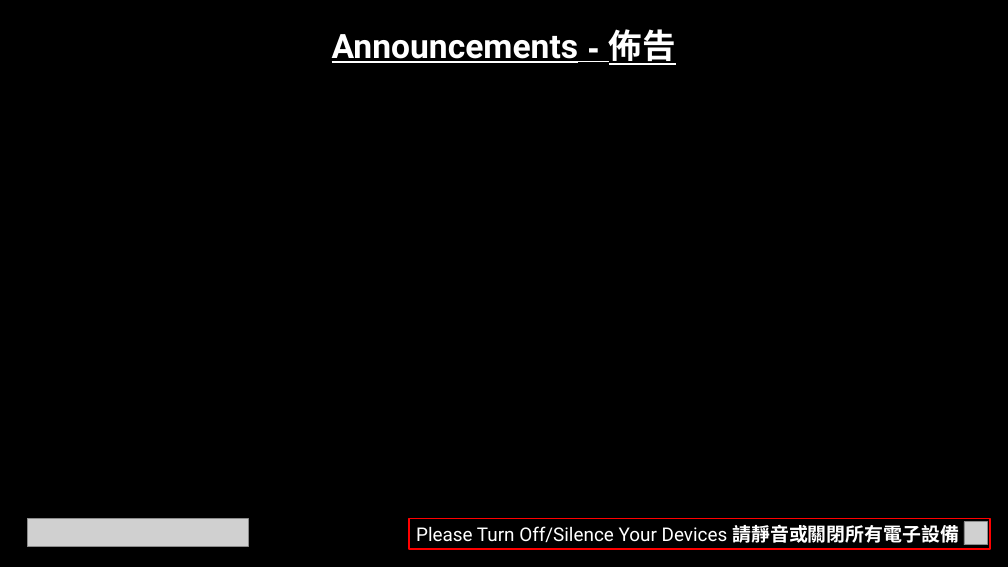
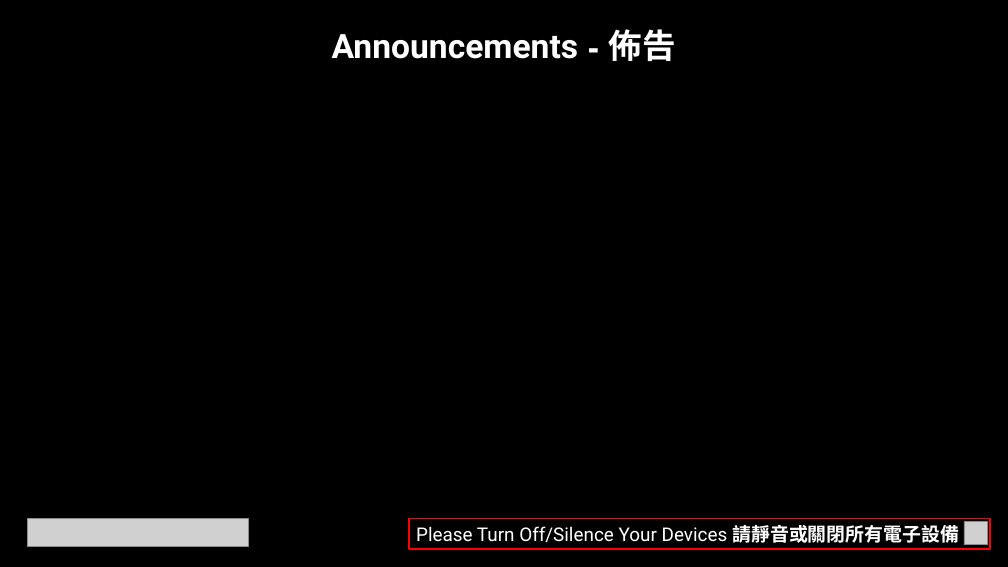
Before and after one commit to calebchanwy/tjc-powerpoint, a slide deck: slide 3 of TJCPowerPoint/bin/Debug/Files/ServiceWidescreen.pptx. Drawn at 1008x567 pixels with LibreOffice and Linux fonts; fonts in the diff are those of the drawing; grey boxes stand for pictures. Boxes give left, top, right and bottom in pixels: in the first picture for what was removed or moved away, otherwise in the second. Text is boxed around its words. In the diff, an @@ line names an element or a change of style, - is before the commit and + after.

```diff
--- a/TJCPowerPoint/bin/Debug/Files/ServiceWidescreen.pptx
+++ b/TJCPowerPoint/bin/Debug/Files/ServiceWidescreen.pptx
@@ text "Announcements - 佈告" at [332,29,676,61]: underline off @@
```
Also in this commit, not shown: 5 other slides changed, 1 slide added, 19 other files.
